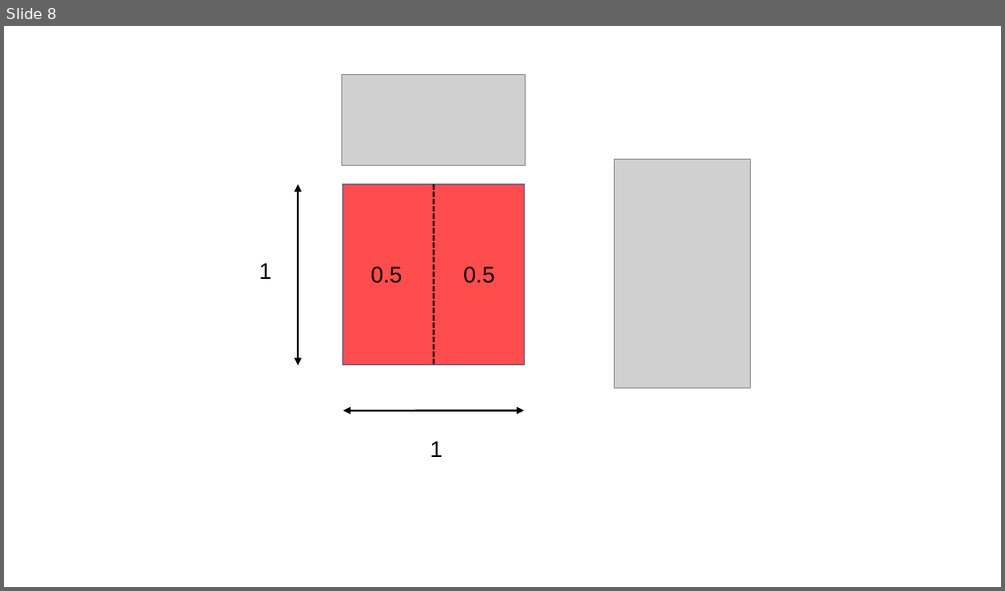
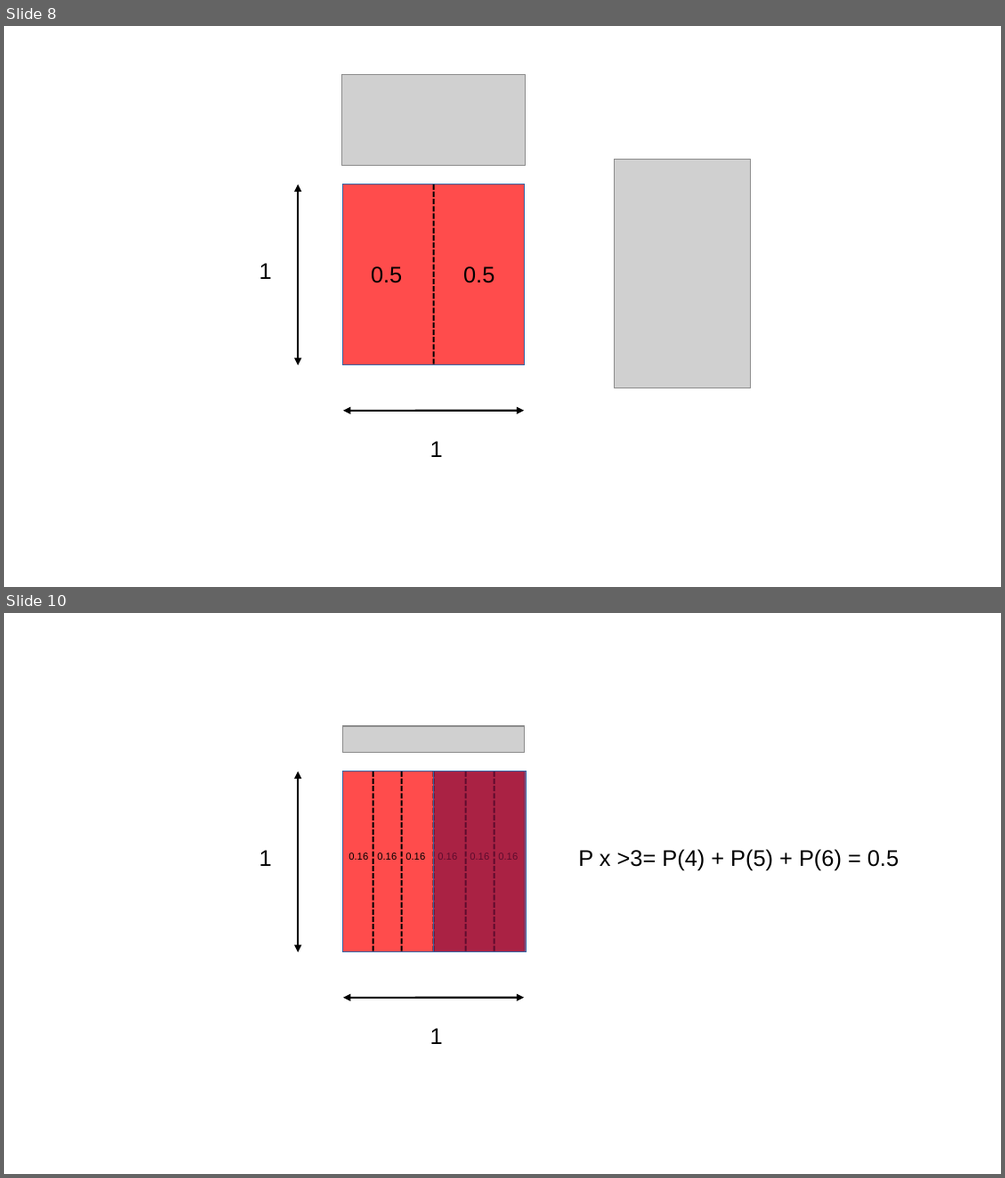
Before and after one commit to andrewheiss/evalsp23.classes.andrewheiss.com, a slide deck: docs/slides/img/schemes.odp. Shown one above the other, each under a label of ours: slide 8 before the commit, slides 8 and 10 after it; the slides between them are not shown. The pictures are 1005x591 and 1005x1178 pixels, drawn with LibreOffice and Linux fonts; fonts in the diff are those of the drawing; grey boxes stand for pictures. Boxes give left, top, right and bottom in pixels: in the first picture for what was removed or moved away, otherwise in the second. Text is boxed around its words. In the diff, an @@ line names an element or a change of style, - is before the commit and + after.

```diff
--- a/docs/slides/img/schemes.odp
+++ b/docs/slides/img/schemes.odp
@@ slide 10 added at (x1=4, y1=613, x2=1001, y2=1174), background #FFFFFF @@
@@ picture added at (x1=343, y1=726, x2=524, y2=753) @@
@@ double arrow added from (298, 771) to (298, 952), #000000 1.45 pt @@
@@ rectangle added at (x1=343, y1=771, x2=524, y2=952), fill #FF0000 at 70% opacity, outline #3465A4 0 pt @@
@@ line added from (373, 771) to (373, 952), #000000 1.45 pt dashed @@
@@ line added from (402, 771) to (402, 952), #000000 1.45 pt dashed @@
@@ line added from (434, 771) to (434, 952), #000000 1.45 pt dashed @@
@@ rectangle added at (x1=434, y1=771, x2=526, y2=952), fill #861141 at 70% opacity, outline #3465A4 0 pt @@
@@ line added from (465, 771) to (465, 952), #000000 1.45 pt dashed @@
@@ line added from (494, 771) to (494, 952), #000000 1.45 pt dashed @@
@@ text added at (x1=259, y1=850, x2=272, y2=866), 18 pt, text #000000 @@
+1
@@ text added at (x1=348, y1=852, x2=368, y2=860), 8 pt, text #000000 @@
+0.16
@@ text added at (x1=377, y1=852, x2=396, y2=860), 8 pt, text #000000 @@
+0.16
@@ text added at (x1=405, y1=852, x2=425, y2=860), 8 pt, text #000000 @@
+0.16
@@ text added at (x1=437, y1=852, x2=457, y2=860), 8 pt, text #000000 @@
+0.16
@@ text added at (x1=469, y1=852, x2=489, y2=860), 8 pt, text #000000 @@
+0.16
@@ text added at (x1=498, y1=852, x2=518, y2=860), 8 pt, text #000000 @@
+0.16
@@ text added at (x1=578, y1=849, x2=898, y2=870), 18 pt, text #000000 @@
+P x >3= P(4) + P(5) + P(6) = 0.5
@@ double arrow added from (524, 997) to (343, 997), #000000 1.45 pt @@
@@ text added at (x1=430, y1=1028, x2=443, y2=1044), 18 pt, text #000000 @@
+1
```
Also in this commit, not shown: 1 slide changed, 1 other slide added, 31 other files.
